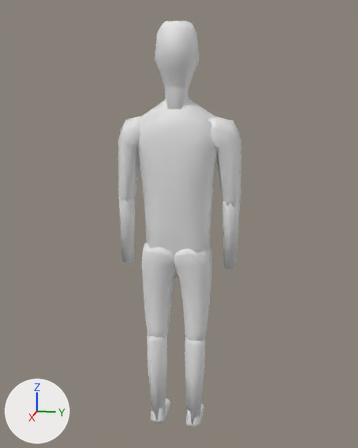
A saved change to the FBX model resources/meshes/human.fbx.
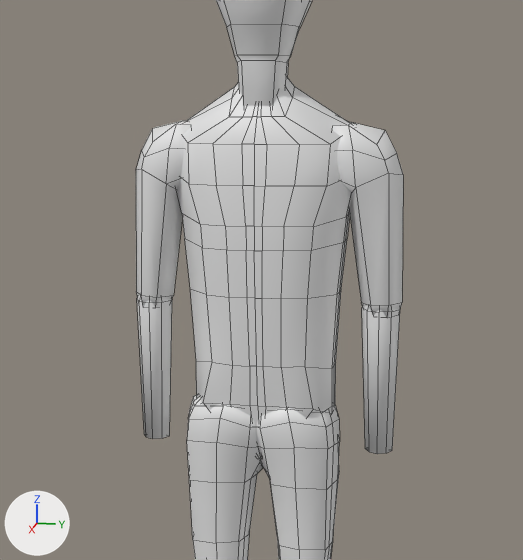
There are two pictures of each version: one whole from a 50 mm camera at (2.64, 0.53, 1.9) aimed at (-0.04, 0.0, 1.23), one close up on the part from 16% to 83% of the width and 13% to 71% of the height. The lights are fixed; the arrows at lower left show +X, +Y and +Z. The close-ups show mesh edges as thin lines. Where no turn or scale is listed for an object, it has been applied to the vertices.

The first close-up shows 'bicep', 'bicep.001', 'forearm', 'forearm.001', 'head', 'thigh', 'thigh.001', 'torso'.
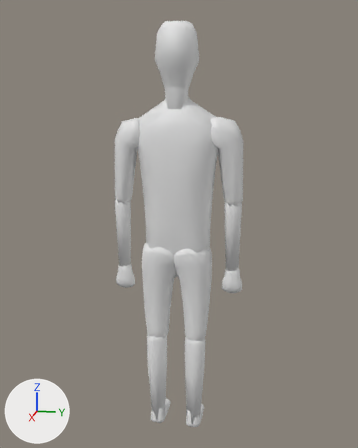
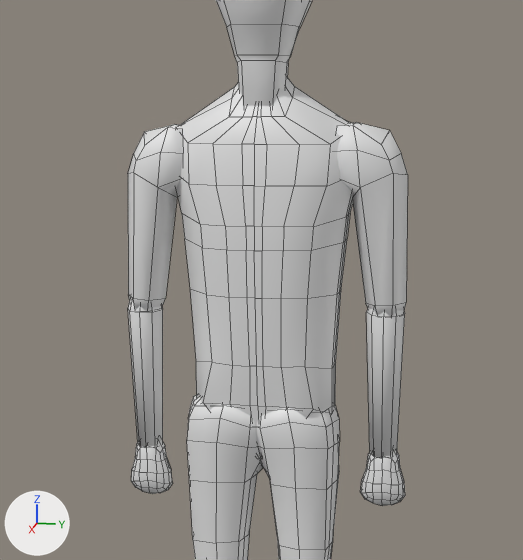
ob_elbow_001 is not drawn itself; it is the parent of ob_forearm_001.
ob_arm is not drawn itself; it is the parent of ob_elbow, ob_bicep.
ob_elbow is not drawn itself; it is the parent of ob_forearm.
ob_arm_001 is not drawn itself; it is the parent of ob_elbow_001, ob_bicep_001.

Boxes (x1, y1, x2, y2) around the edits, measured in the close-ups (523 x 560 px; the box of a moved part takes in the faces that stretch with it):
'bicep', moved
    before: (332, 122, 403, 318)
    after: (336, 122, 408, 318)
'bicep.001', reshaped, moved, rescaled, turned
    before: (136, 121, 191, 307)
    after: (128, 124, 183, 311)
'forearm.001', moved, rescaled, turned
    before: (137, 296, 172, 439)
    after: (128, 300, 163, 448)
'forearm', moved, turned, rescaled
    before: (362, 306, 400, 454)
    after: (366, 308, 405, 458)
'hand.001', added
    after: (360, 451, 405, 506)
'hand.000', added
    after: (131, 441, 173, 494)
part 1 of me_cube_006, moved or reshaped
    before: (136, 121, 403, 318)
    after: (336, 122, 408, 318)

The change, as a list of edits to the scene's bpy script:
```text
Change me_cube_006:
    where me_cube_006.from_pydata(...)  # 38 vertices, 36 faces; spans x -0.66..1.81, y -5.26..1.11, z -1.08..1.1
    used by ob_bicep_001; parent = ob_arm_001; location = (-0.0000941, 0.000138, 0.0); rotation_euler = (-3.142, 0.0, 0.0), in degrees (-180, 0, 0); scale = (-0.0732, -0.0732, -0.0732)
    me_cube_006 part 1: the whole mesh is moved by (-2.0, 0.0, 0.0)
Add me_cube_014:
    me_cube_014.from_pydata(...)  # 38 vertices, 36 faces; spans x -0.6..1.87, y -5.26..1.11, z -1.08..1.1
Add me_cube_016:
    me_cube_016.from_pydata(...)  # 98 vertices, 96 faces; spans x -0.035..0.035, y -0.058..0.058, z -0.083..0.093
Add me_cube_012:
    me_cube_012.from_pydata(...)  # 98 vertices, 96 faces; spans x -0.035..0.035, y -0.058..0.058, z -0.083..0.093
Change ob_elbow:
    ob_elbow.parent: ob_arm -> ob_bicep
    ob_elbow.location: (0.000565, -0.385, 0.0) -> (-2.026, -5.146, 0.0155)
    ob_elbow.rotation_euler: (0.0, 0.0, 0.0) -> (0.0, 3.142, 0.0)  # degrees (0, 0, 0) -> degrees (0, 180, 0)
    ob_elbow.scale: (1.0, 1.0, 1.0) -> (13.7, 13.7, 13.7)
Change ob_arm_001:
    ob_arm_001.location: (0.295, 0.742, 0.0) -> (0.225, 0.733, 0.0)
Change ob_forearm:
    ob_forearm.location: (0.000498, -0.00107, 0.0) -> (-0.00201, -0.0198, 0.000954)
    ob_forearm.rotation_euler: (0.0, 0.0, 0.0) -> (0.0, -3.142, 0.0)  # degrees (0, 0, 0) -> degrees (0, -180, 0)
Change ob_elbow_001:
    ob_elbow_001.parent: ob_arm_001 -> ob_bicep_001
    ob_elbow_001.location: (0.000565, -0.385, 0.0) -> (1.194, -5.235, 0.0155)
    ob_elbow_001.rotation_euler: (0.0, 0.0, 0.0) -> (0.0, 3.142, 0.0)  # degrees (0, 0, 0) -> degrees (0, 180, 0)
    ob_elbow_001.scale: (1.0, 1.0, 1.0) -> (13.7, 13.7, 13.7)
Change ob_bicep_001:
    ob_bicep_001: bpy.data.objects.new('bicep.001', me_cube_006) -> bpy.data.objects.new('bicep.001', me_cube_014)
    ob_bicep_001.rotation_euler: (-3.142, 0.0, 0.0) -> (0.0, 0.0, 0.0)  # degrees (-180, 0, 0) -> degrees (0, 0, 0)
    ob_bicep_001.location: (-0.0000941, 0.000138, 0.0) -> (0.00273, 0.000138, 0.0)
    ob_bicep_001.scale: (-0.0732, -0.0732, -0.0732) -> (0.0732, 0.0732, 0.0732)
Change ob_forearm_001:
    ob_forearm_001.scale: (-1.0, -1.0, -1.0) -> (1.0, 1.0, 1.0)
    ob_forearm_001.location: (0.000498, -0.00107, 0.0) -> (-0.00201, -0.0198, 0.000954)
    ob_forearm_001.rotation_euler: (3.142, 0.0, 0.0) -> (0.0, -3.142, 0.0)  # degrees (180, 0, 0) -> degrees (0, -180, 0)
Change ob_bicep:
    ob_bicep.location: (-0.0000941, 0.000138, 0.0) -> (0.0476, 0.000138, 0.0)
Change ob_arm:
    ob_arm.location: (-0.295, 0.74, 0.0) -> (-0.207, 0.74, 0.0)
Add ob_hand_000:
    ob_hand_000 = bpy.data.objects.new('hand.000', me_cube_016)
    ob_hand_000.location = (0.001, -0.314, 0.917)
Add ob_hand_001:
    ob_hand_001 = bpy.data.objects.new('hand.001', me_cube_012)
    ob_hand_001.location = (0.001, 0.309, 0.931)
```
